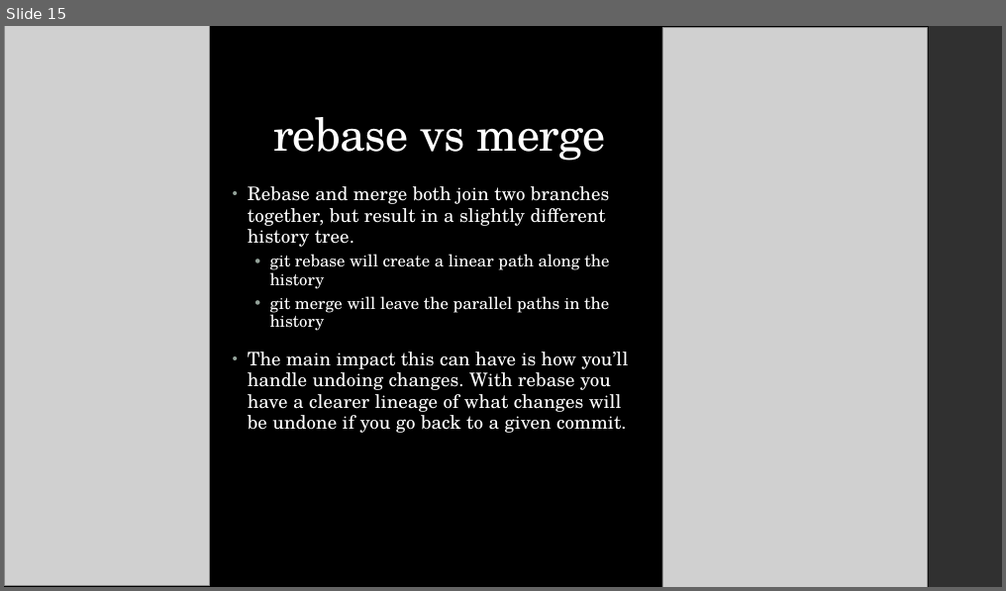
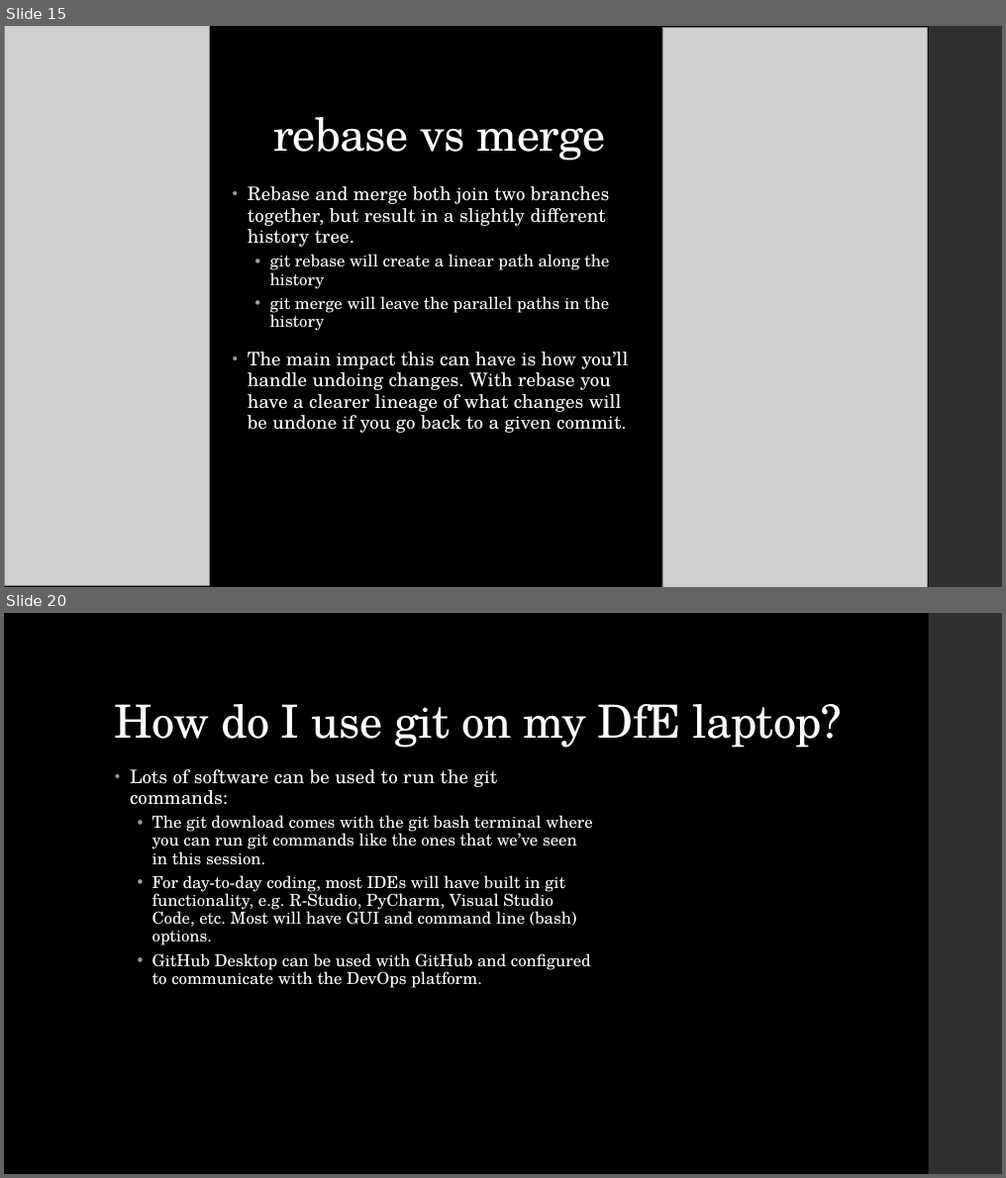
Before and after one commit to dfe-analytical-services/techskills_workshops, a slide deck: slides/workshopslides_quick-git.pptx. Shown one above the other, each under a label of ours: slide 15 before the commit, slides 15 and 20 after it; the slides between them are not shown. The pictures are 1006x591 and 1006x1178 pixels, drawn with LibreOffice and Linux fonts; fonts in the diff are those of the drawing; grey boxes stand for pictures. Boxes give left, top, right and bottom in pixels: in the first picture for what was removed or moved away, otherwise in the second. Text is boxed around its words. In the diff, an @@ line names an element or a change of style, - is before the commit and + after.

```diff
--- a/slides/workshopslides_quick-git.pptx
+++ b/slides/workshopslides_quick-git.pptx
@@ slide 20 added at [4,613,1002,1174], background #000000; not listed: 1 template element that a slide beside it also shows @@
@@ title added at [115,704,842,748], 44 pt, text #FFFFFF @@
+How do I use git on my DfE laptop?
@@ text added at [130,769,592,988], 16 pt, text #FFFFFF @@
+• Lots of software can be used to run the git commands:
+  • The git download comes with the git bash terminal where you can run git commands like the ones that we’ve seen in this session.
+  • For day-to-day coding, most IDEs will have built in git functionality, e.g. R-Studio, PyCharm, Visual Studio Code, etc. Most will have GUI and command line (bash) options.
+  • GitHub Desktop can be used with GitHub and configured to communicate with the DevOps platform.
```
Also in this commit, not shown: 2 slides changed, 7 other slides added, 5 slides removed.
